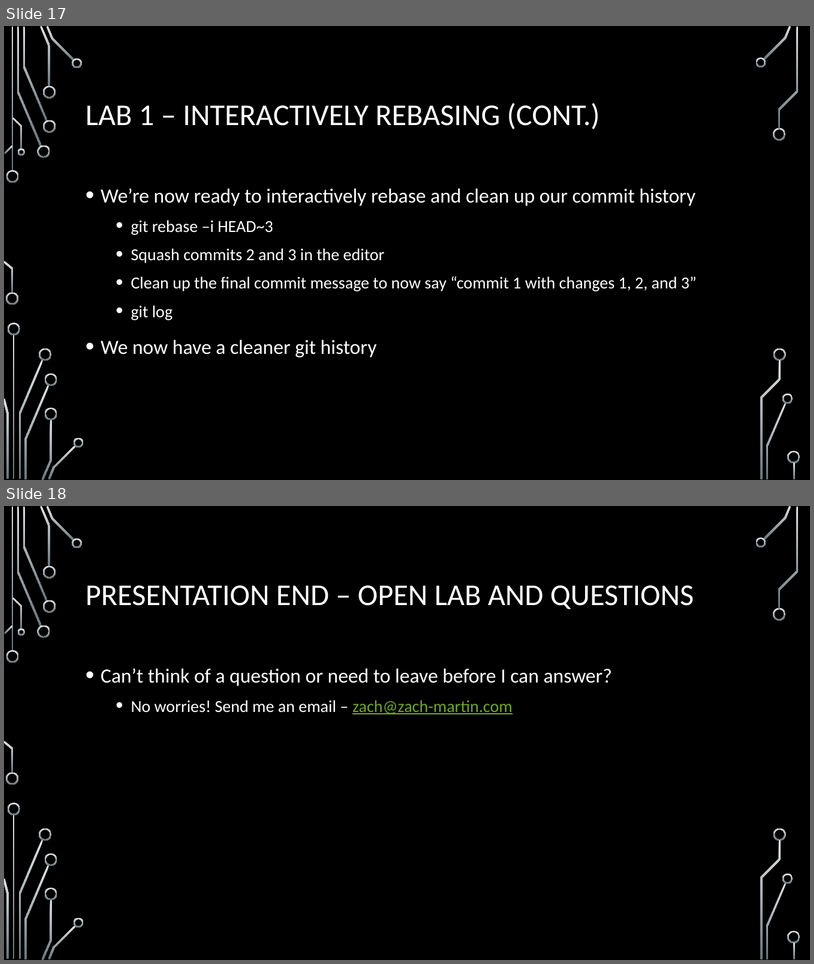
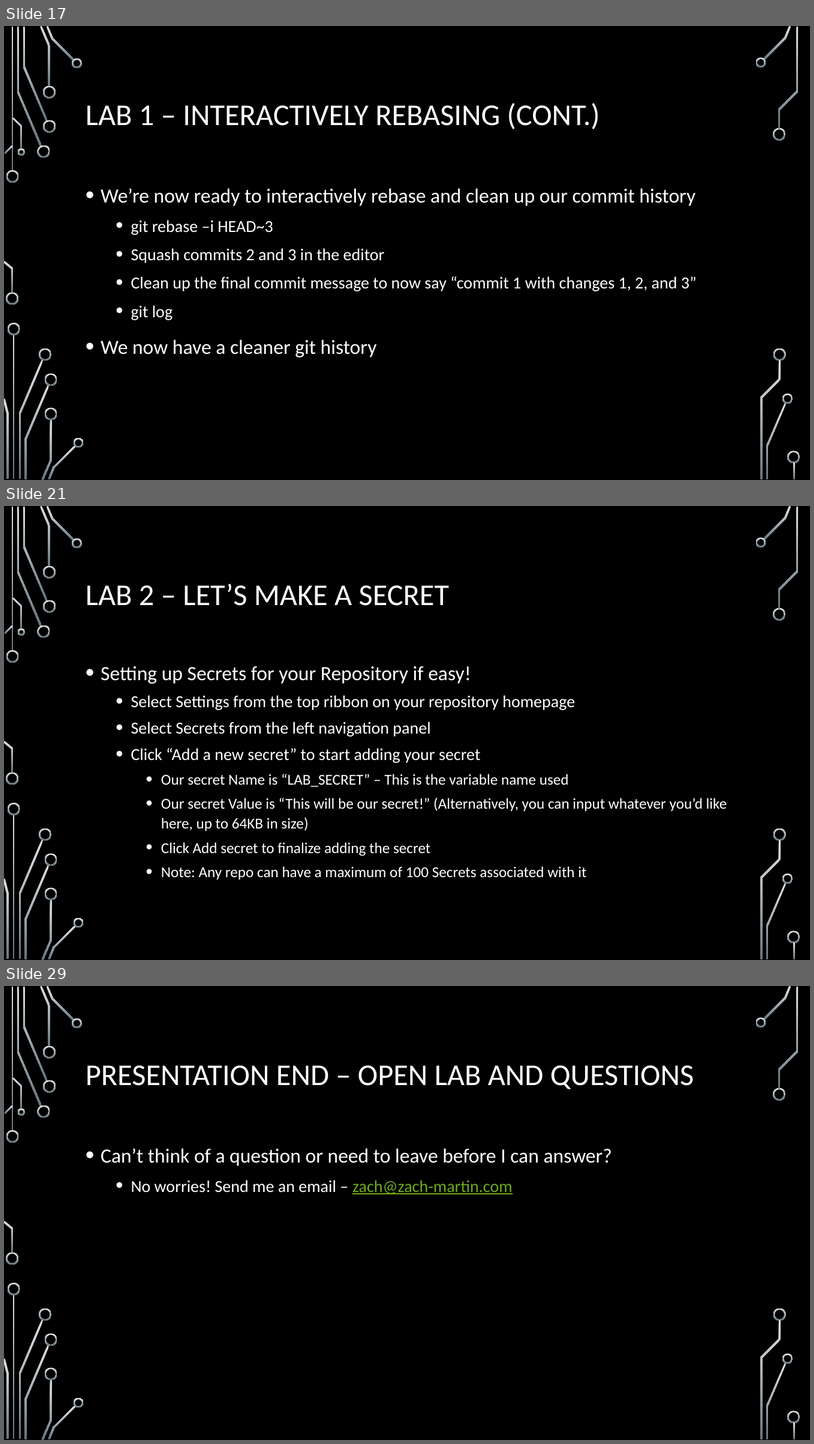
Before and after one commit to onideus/github-101-website, a slide deck: resources/Advanced github topics.pptx. Shown one above the other, each under a label of ours: slides 17 and 18 before the commit, slides 17, 21 and 29 after it; the slides between them are not shown. The pictures are 814x964 and 814x1444 pixels, drawn with LibreOffice and Linux fonts; fonts in the diff are those of the drawing; background and template pictures are left out. Boxes give left, top, right and bottom in pixels: in the first picture for what was removed or moved away, otherwise in the second. Text is boxed around its words. In the diff, an @@ line names an element or a change of style, - is before the commit and + after.

```diff
--- a/resources/Advanced github topics.pptx
+++ b/resources/Advanced github topics.pptx
@@ slide 21 added at box(4, 506, 810, 960), background picture (left out); not listed: 36 template elements that a slide beside it also shows @@
@@ title added at box(86, 583, 449, 606), 36 pt, text #FFFFFF @@
+LAB 2 – LET’S MAKE A SECRET
@@ text added at box(101, 666, 728, 879), 18 pt, text #FFFFFF @@
+• Setting up Secrets for your Repository if easy!
+  • Select Settings from the top ribbon on your repository homepage
+  • Select Secrets from the left navigation panel
+  • Click “Add a new secret” to start adding your secret
+    • Our secret Name is “LAB_SECRET” – This is the variable name used
+    • Our secret Value is “This will be our secret!” (Alternatively, you can input whatever you’d like here, up to 64KB in size)
+    • Click Add secret to finalize adding the secret
+    • Note: Any repo can have a maximum of 100 Secrets associated with it
@@ what was slide 18 is now slide 29 @@
```
Also in this commit, not shown: 10 other slides added, 2 other files.
